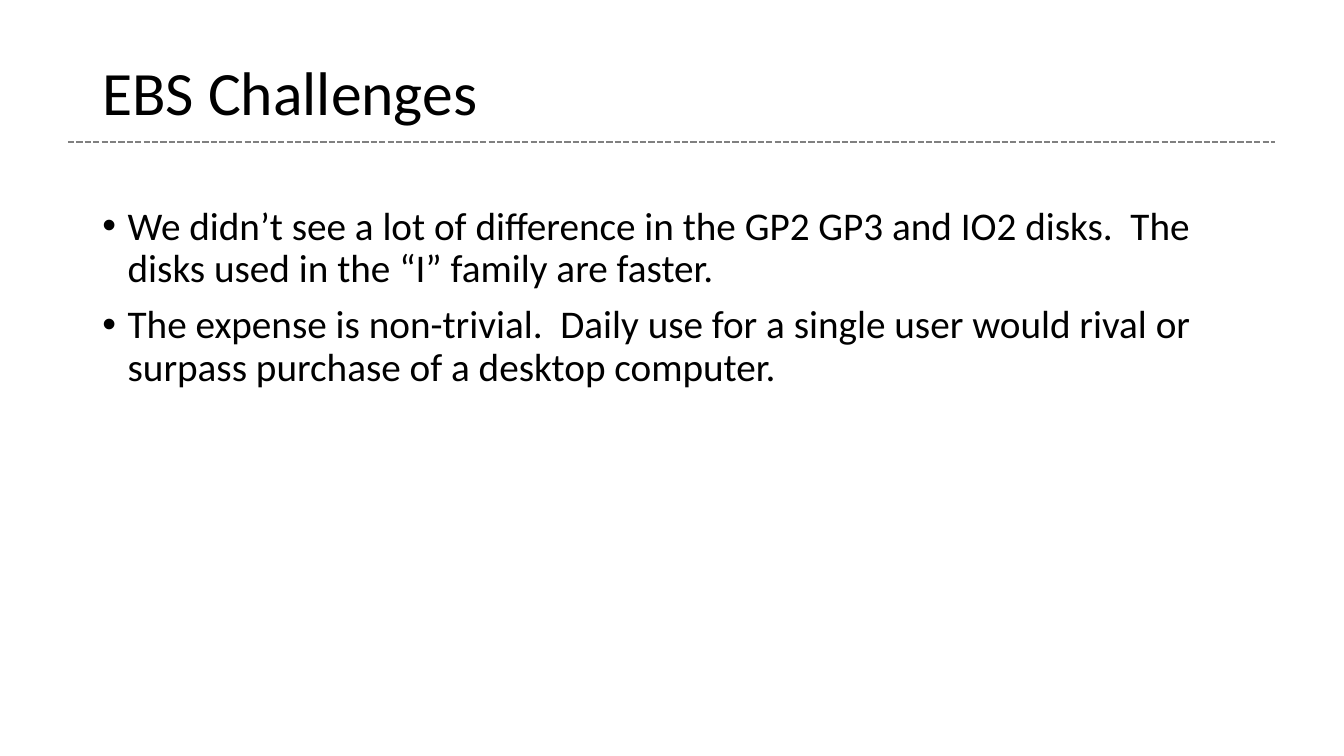
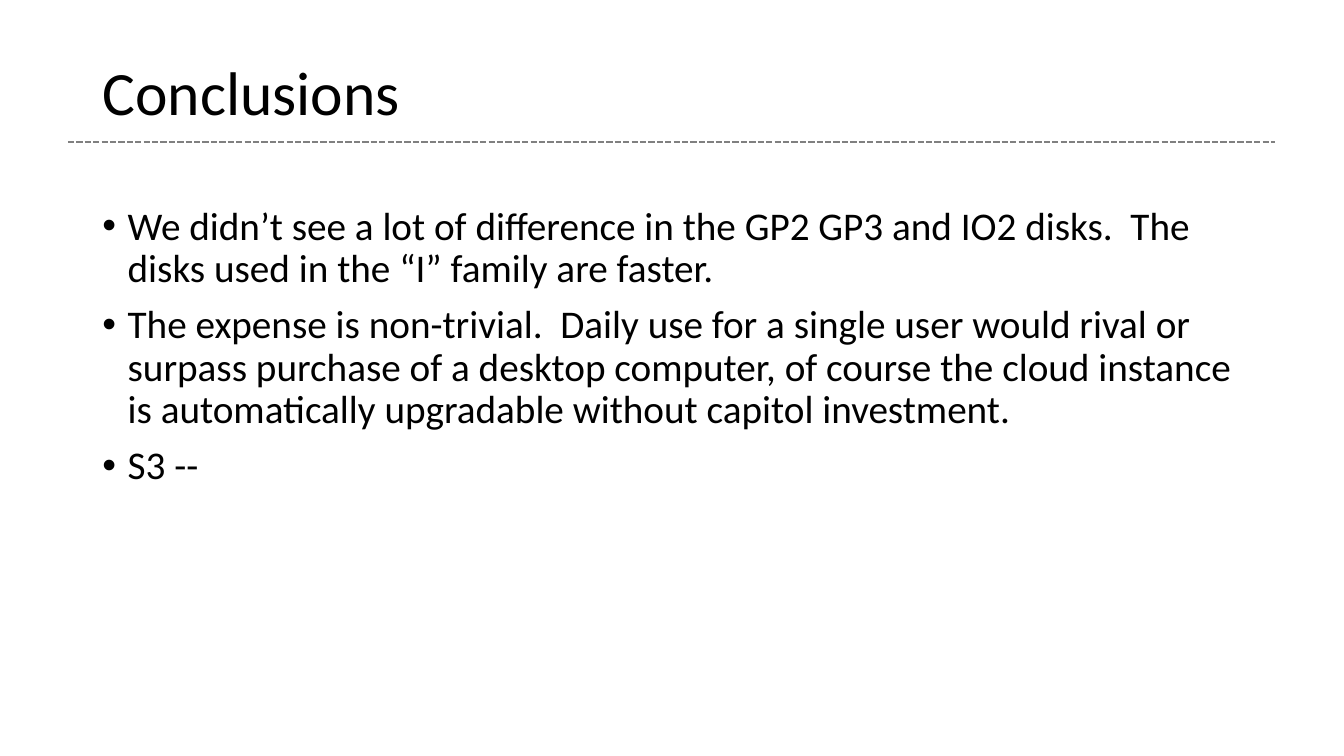
Before and after one commit to glenntu15/BuildVoterDatabase, a slide deck: slide 17 of Proj_presentation.pptx (slide 16 before the commit). Drawn at 1344x756 pixels with LibreOffice and Linux fonts; fonts in the diff are those of the drawing. Boxes give left, top, right and bottom in pixels: in the first picture for what was removed or moved away, otherwise in the second. Text is boxed around its words. In the diff, an @@ line names an element or a change of style, - is before the commit and + after.

```diff
--- a/Proj_presentation.pptx
+++ b/Proj_presentation.pptx
@@ title at [102, 72, 399, 116]: text changed @@
-EBS Challenges
+Conclusions
@@ text at [128, 310, 1230, 480]: text changed @@
-• The expense is non-trivial. Daily use for a single user would rival or surpass purchase of a desktop computer.
+• The expense is non-trivial. Daily use for a single user would rival or surpass purchase of a desktop computer, of course the cloud instance is automatically upgradable without capitol investment.
+• S3 --
```
Also in this commit, not shown: 4 other slides changed, 2 slides added, 1 slide removed.
